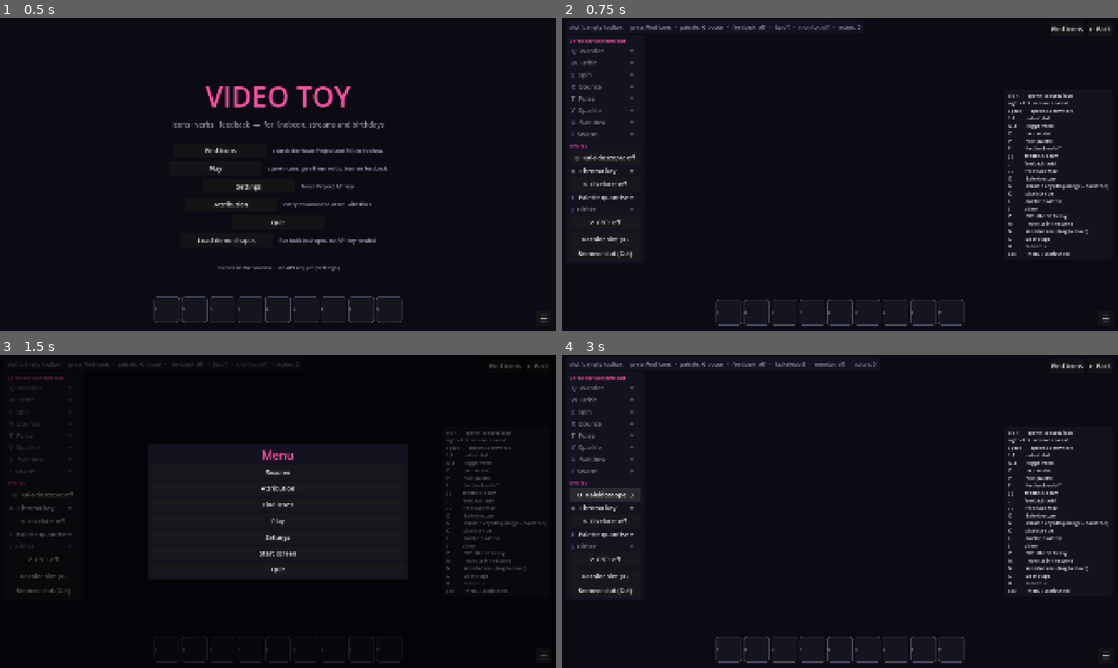
Above: before the commit, frames 1-4 (two rows, left to right).
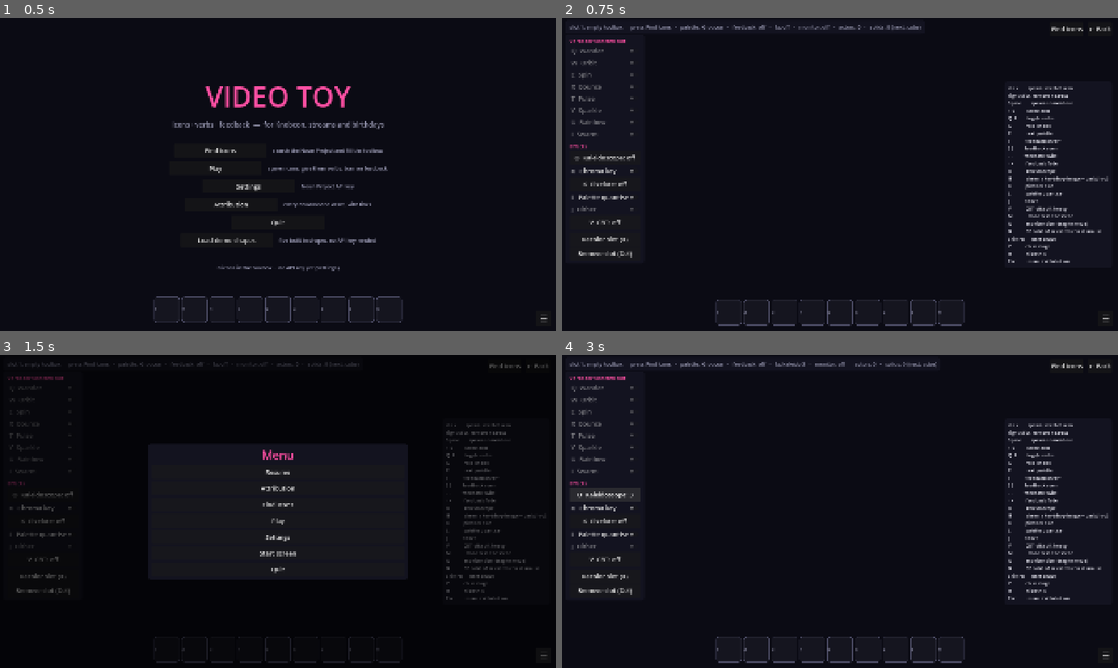
Above: after the commit, the same moments.

Repository: TheMutantFactory/video-toy
Game: Godot game, scene res://main.tscn
Same seed, same stepped clock (60 frames per second), same inputs: the game is played once before the commit and once after it.
Inputs:
- Up to frame 1 (0.5 s): no input
- Up to frame 2 (0.75 s): click "Play" at 0.5 s
- Up to frame 3 (1.5 s): click "☰" at 1.25 s
- Up to frame 4 (3 s): click "Play" at 2 s; click "O Kaleidoscope: off" at 2.75 s

Frame 1 is identical in both runs. In frame 2, 1.8% of the frame differs, in the area x 54-99%, y 2-79%; in frame 3, 1.0%; in frame 4, 1.8%.

Commit message:
3D solids wearing icons
A transparent 3D SubViewport (camera, sun, ambient env) is composited into
the world as a sprite, so solids get feedback, effects and the monitor like
the 2D actors. src/solid.gd builds a shape (cube, sphere, torus, cylinder,
prism) from two meshes: a dim lit body in the palette tone and a slightly
larger unshaded alpha-scissor skin carrying the white icon texture tinted
with the palette colour, with UV1 scaled so one icon lands per face or band.
The slot's verbs map into 3D (spin, orbit, bounce in a box, wander, pulse,
rainbow, swarm to the mouse). B spawns at the mouse, Shift+B cycles the
shape, right-click removes solids too, C clears them, P recolours them.

The smoke test cannot load scripts that touch autoloads, so the solid check
lives in --selftest; run.sh test now has a perl-alarm watchdog so a script
that errors before quit() can no longer hang the run. Capture adds solids.png.

Co-Authored-By: Claude Fable 5.1 <noreply@anthropic.com>

Diff:
--- a/src/main.gd
+++ b/src/main.gd
@@ -69,6 +69,18 @@
 	await get_tree().process_frame
 	print("PASS attribution overlay opens (%d entries)" % Ledger.count())
 	menu.close()
+	# 3D solids need the autoloads, so they are checked here, not in smoke.gd
+	var Solid = load("res://src/solid.gd")
+	var ok_shapes: bool = Solid != null and Solid.SHAPES.size() == 5
+	if ok_shapes:
+		for k in Solid.SHAPES:
+			if Solid.make_mesh(k) == null or Solid.uv_scale(k) == Vector3.ONE:
+				ok_shapes = false
+	if ok_shapes:
+		print("PASS every solid shape has a mesh and uv tiling")
+	else:
+		fails += 1
+		printerr("FAIL solid shapes")
 	get_tree().quit(1 if fails > 0 else 0)
 
 
@@ -77,7 +89,7 @@
 	DirAccess.make_dir_recursive_absolute(dir)
 	if Toolbox.slots.is_empty():
 		DemoPack.load_into(Toolbox, Ledger)
-	var shots := SCREENS.keys() + ["menu", "attribution", "feedback", "pixelate", "quantise", "kaleido", "chroma", "crt", "monitor"]
+	var shots := SCREENS.keys() + ["menu", "attribution", "feedback", "pixelate", "quantise", "kaleido", "chroma", "crt", "monitor", "solids"]
 	for name in shots:
 		match name:
 			"menu":
@@ -121,6 +133,15 @@
 				current._set_feedback(false)
 				current.set_monitor(true, 2)
 				await get_tree().create_timer(2.0).timeout
+			"solids":
+				current.set_monitor(false)
+				for a in current._actors.get_children():
+					a.queue_free()
+				for i in 10:
+					Toolbox.select(i % Toolbox.slots.size())
+					current.spawn_solid()
+					current.cycle_shape()
+				await get_tree().create_timer(1.5).timeout
 			"stage":
 				show_screen(name)
 				await get_tree().create_timer(0.3).timeout
--- /dev/null
+++ b/src/solid.gd
@@ -0,0 +1,174 @@
+extends Node3D
+## A 3D shape wearing an icon. Two meshes: a dim opaque body (lit, so the shape
+## reads) and a slightly larger unshaded skin carrying the white icon texture
+## tinted with the palette colour, tiled once per face. Verbs are read live
+## from the toolbox slot, like actor.gd, and mapped into 3D.
+
+const SHAPES := ["cube", "sphere", "torus", "cylinder", "prism"]
+
+var slot_id := ""
+var shape := "cube"
+var bounds := Vector3(4.0, 2.2, 2.0)
+var home := Vector3.ZERO
+var velocity := Vector3.ZERO
+var angle := 0.0
+var t := 0.0
+var base_scale := 1.0
+var orbit_radius := 2.0
+var wander_target := Vector3.ZERO
+var mouse_point := Vector3.ZERO
+var spin_axis := Vector3(0.3, 1.0, 0.2).normalized()
+
+var _body: MeshInstance3D
+var _skin: MeshInstance3D
+var _body_mat: StandardMaterial3D
+var _skin_mat: StandardMaterial3D
+var _base_color := Color.WHITE
+
+
+static func make_mesh(kind: String) -> Mesh:
+	match kind:
+		"sphere":
+			var m := SphereMesh.new()
+			m.radius = 0.7
+			m.height = 1.4
+			return m
+		"torus":
+			var m := TorusMesh.new()
+			m.inner_radius = 0.35
+			m.outer_radius = 0.8
+			return m
+		"cylinder":
+			var m := CylinderMesh.new()
+			m.top_radius = 0.6
+			m.bottom_radius = 0.6
+			m.height = 1.2
+			return m
+		"prism":
+			var m := PrismMesh.new()
+			m.size = Vector3(1.3, 1.2, 1.3)
+			return m
+		_:
+			var m := BoxMesh.new()
+			m.size = Vector3.ONE * 1.1
+			return m
+
+
+## Godot's primitives lay UVs out as atlases; scaling UV1 makes the whole
+## icon land once per face / band instead of a sliver.
+static func uv_scale(kind: String) -> Vector3:
+	match kind:
+		"cube": return Vector3(3, 2, 1)
+		"sphere": return Vector3(4, 2, 1)
+		"torus": return Vector3(6, 2, 1)
+		"cylinder": return Vector3(3, 1, 1)
+		"prism": return Vector3(3, 2, 1)
+	return Vector3.ONE
+
+
+## `icon` is the white-on-alpha texture for the slot (the stage passes it in so
+## this script has no autoload dependency and stays testable headless).
+func setup(slot: Dictionary, kind: String, pos: Vector3, pal: int, icon: Texture2D) -> void:
+	slot_id = str(slot.get("id", ""))
+	shape = kind
+	position = pos
+	home = pos
+	t = randf() * TAU
+	angle = randf() * TAU
+	base_scale = randf_range(0.8, 1.3)
+	orbit_radius = randf_range(1.2, 2.8)
+	velocity = Vector3(randf_range(-1, 1), randf_range(-1, 1), randf_range(-0.5, 0.5)).normalized() * randf_range(1.5, 3.0)
+	wander_target = _random_point()
+	rotation = Vector3(randf() * TAU, randf() * TAU, 0)
+	_base_color = Palettes.color(pal, int(slot.get("color_index", 0)))
+
+	var mesh := make_mesh(kind)
+	_body = MeshInstance3D.new()
+	_body.mesh = mesh
+	_body_mat = StandardMaterial3D.new()
+	_body_mat.roughness = 0.55
+	_body.material_override = _body_mat
+	add_child(_body)
+
+	_skin = MeshInstance3D.new()
+	_skin.mesh = mesh
+	_skin.scale = Vector3.ONE * 1.015
+	_skin_mat = StandardMaterial3D.new()
+	_skin_mat.shading_mode = BaseMaterial3D.SHADING_MODE_UNSHADED
+	_skin_mat.transparency = BaseMaterial3D.TRANSPARENCY_ALPHA_SCISSOR
+	_skin_mat.alpha_scissor_threshold = 0.5
+	_skin_mat.albedo_texture = icon
+	_skin_mat.uv1_scale = uv_scale(kind)
+	_skin_mat.texture_repeat = true
+	_skin.material_override = _skin_mat
+	add_child(_skin)
+	_apply_color(_base_color)
+	scale = Vector3.ONE * base_scale
+
+
+func set_palette(pal: int, color_index: int) -> void:
+	_base_color = Palettes.color(pal, color_index)
+	_apply_color(_base_color)
+
+
+func _apply_color(c: Color) -> void:
+	_skin_mat.albedo_color = c
+	_body_mat.albedo_color = c.darkened(0.72)
+
+
+func _verbs() -> Array:
+	var i := Toolbox.index_of(slot_id)
+	if i < 0:
+		queue_free()
+		return []
+	return Toolbox.slots[i].get("verbs", [])
+
+
+func _process(delta: float) -> void:
+	var verbs := _verbs()
+	if not is_inside_tree():
+		return
+	t += delta
+	var moved := false
+	if verbs.has("bounce"):
+		position += velocity * delta
+		for axis in 3:
+			if absf(position[axis]) > bounds[axis]:
+				velocity[axis] = -velocity[axis]
+				position[axis] = clampf(position[axis], -bounds[axis], bounds[axis])
+		home = position
+		moved = true
+	if verbs.has("wander"):
+		if position.distance_to(wander_target) < 0.15:
+			wander_target = _random_point()
+		position = position.move_toward(wander_target, 1.2 * delta)
+		home = position
+		moved = true
+	if verbs.has("swarm"):
+		velocity = velocity.lerp((mouse_point - position).normalized() * 3.0, 2.0 * delta)
+		position += velocity * delta
+		home = position
+		moved = true
+	if verbs.has("orbit"):
+		angle += delta * 1.1
+		var r := orbit_radius * (0.35 if moved else 1.0)
+		var centre := position if moved else home
+		position = centre + Vector3(cos(angle), sin(angle) * 0.6, sin(angle * 0.7) * 0.4) * r
+
+	# Solids always turn a little so their faces catch the light; Spin is fast.
+	rotate(spin_axis, delta * (2.4 if verbs.has("spin") else 0.35))
+	var s := base_scale
+	if verbs.has("pulse"):
+		s *= 1.0 + 0.25 * sin(t * 4.0)
+	scale = Vector3.ONE * s
+	if verbs.has("rainbow"):
+		var c := _base_color
+		c.h = fmod(c.h + t * 0.25, 1.0)
+		c.s = maxf(c.s, 0.7)
+		_apply_color(c)
+	else:
+		_apply_color(_base_color)
+
+
+func _random_point() -> Vector3:
+	return Vector3(randf_range(-bounds.x, bounds.x), randf_range(-bounds.y, bounds.y), randf_range(-bounds.z, bounds.z))
--- a/src/stage_screen.gd
+++ b/src/stage_screen.gd
@@ -7,9 +7,11 @@
 ## · Space random spawn · P palette · F feedback · [ ] zoom · , . rotate
 ## · - = fade · O kaleidoscope · G chroma key (drop an image for the backdrop)
 ## · K pixelate · L palette quantise · J dither · V CRT · M monitor · N monitor size
-## · drag the monitor to move it · C clear · H help · Esc menu
+## · drag the monitor to move it · B spawn a 3D solid of the selected icon
+## · Shift+B next shape · C clear · H help · Esc menu
 ##
-## Render graph:  world (actors + monitor) ─┬─> screen ──┐
+## Render graph:  world3d (solids) ─> sprite in world
+##                world (actors + monitor + world3d) ─┬─> screen ──┐
 ##                                          └─> acc A/B ─┘ (feedback ping-pong)
 ##                composite = bg + screen + fx  ──> display (stage) and monitor (world)
 
@@ -19,6 +21,7 @@
 const ActorScript = preload("res://src/actor.gd")
 const FxScript = preload("res://src/fx.gd")
 const MonitorScript = preload("res://src/monitor.gd")
+const SolidScript = preload("res://src/solid.gd")
 const WORLD := Vector2i(1920, 1080)
 
 var palette_index := 0
@@ -38,6 +41,10 @@
 var _composite: SubViewport
 var _display: TextureRect
 var _monitor: Node2D
+var _world3d: SubViewport
+var _camera: Camera3D
+var _solids: Node3D
+var _shape_index := 0
 var _drag_offset := Vector2.ZERO
 var _dragging := false
 var _hud: Label
@@ -78,6 +85,7 @@
 	_world.transparent_bg = true
 	_world.disable_3d = true
 	add_child(_world)
+	_build_3d()
 	_actors = Node2D.new()
 	_world.add_child(_actors)
 
@@ -136,6 +144,64 @@
 func _exit_tree() -> void:
 	if get_window() and get_window().files_dropped.is_connected(_on_files_dropped):
 		get_window().files_dropped.disconnect(_on_files_dropped)
+
+
+# ---------------- 3D layer ----------------
+## A transparent 3D viewport composited into the world as a sprite, so solids
+## get feedback, effects and the monitor exactly like the 2D actors.
+func _build_3d() -> void:
+	_world3d = SubViewport.new()
+	_world3d.size = WORLD
+	_world3d.transparent_bg = true
+	_world3d.render_target_update_mode = SubViewport.UPDATE_ALWAYS
+	_world3d.msaa_3d = Viewport.MSAA_2X
+	add_child(_world3d)
+	_camera = Camera3D.new()
+	_camera.position = Vector3(0, 0, 7.5)
+	_camera.fov = 55.0
+	_world3d.add_child(_camera)
+	var sun := DirectionalLight3D.new()
+	sun.rotation_degrees = Vector3(-35, 30, 0)
+	sun.light_energy = 1.4
+	_world3d.add_child(sun)
+	var env := WorldEnvironment.new()
+	env.environment = Environment.new()
+	env.environment.background_mode = Environment.BG_CLEAR_COLOR
+	env.environment.ambient_light_source = Environment.AMBIENT_SOURCE_COLOR
+	env.environment.ambient_light_color = Color(0.5, 0.5, 0.6)
+	env.environment.ambient_light_energy = 0.9
+	_world3d.add_child(env)
+	_solids = Node3D.new()
+	_world3d.add_child(_solids)
+	var sprite := Sprite2D.new()
+	sprite.texture = _world3d.get_texture()
+	sprite.position = Vector2(WORLD) * 0.5
+	_world.add_child(sprite)
+
+
+func next_shape() -> String:
+	return SolidScript.SHAPES[_shape_index]
+
+
+func spawn_solid(world_pos := Vector2(-1, -1)) -> void:
+	var slot := Toolbox.current()
+	if slot.is_empty():
+		return
+	var pos: Vector3
+	if world_pos.x < 0:
+		pos = Vector3(randf_range(-3.5, 3.5), randf_range(-1.8, 1.8), randf_range(-1.5, 1.0))
+	else:
+		pos = _camera.project_position(world_pos, _camera.position.z)
+	var sol := Node3D.new()
+	sol.set_script(SolidScript)
+	sol.setup(slot, next_shape(), pos, palette_index, IconMedia.texture_for(str(slot.get("svg_path", ""))))
+	_solids.add_child(sol)
+	_update_hud()
+
+
+func cycle_shape() -> void:
+	_shape_index = (_shape_index + 1) % SolidScript.SHAPES.size()
+	_update_hud()
 
 
 # ---------------- HUD ----------------
@@ -211,6 +277,7 @@
 		+ "G            chroma key (drop image = backdrop)\nK            pixelate size\n"
 		+ "L            palette quantise\nJ            dither\nV            CRT off/soft/heavy\n"
 		+ "M            monitor in the scene\nN            monitor size (drag to move)\n"
+		+ "B            3D solid of selected icon at mouse\nShift+B      next shape\n"
 		+ "C            clear stage\n"
 		+ "H            hide this\nEsc          menu / attribution", 16)
 	_help.add_child(hl)
@@ -286,7 +353,7 @@
 		Toolbox.selected + 1, name, Palettes.get_palette(palette_index)["name"],
 		("zoom %.2f  twist %.2f  fade %.2f" % [fb_zoom, fb_rot, fb_fade]) if feedback else "off",
 		_fx.describe(), ("%.0f%%" % (_monitor.scale_factor() * 100.0)) if _monitor.visible else "off",
-		_actors.get_child_count()]
+		_actors.get_child_count()] + "   ·   solids: %d (next: %s)" % [_solids.get_child_count(), next_shape()]
 
 
 # ---------------- palette / feedback ----------------
@@ -297,7 +364,7 @@
 	_monitor.queue_redraw()
 	_hotbar.palette_index = palette_index
 	_hotbar.refresh()
-	for a in _actors.get_children():
+	for a in _actors.get_children() + _solids.get_children():
 		var i := Toolbox.index_of(a.slot_id)
 		if i >= 0:
 			a.set_palette(palette_index, int(Toolbox.slots[i].get("color_index", i)))
@@ -322,6 +389,10 @@
 	var mouse := _world_pos(get_local_mouse_position())
 	for a in _actors.get_children():
 		a.mouse_world = mouse
+	if _solids.get_child_count() > 0:
+		var mp := _camera.project_position(mouse, _camera.position.z)
+		for sol in _solids.get_children():
+			sol.mouse_point = mp
 	if feedback:
 		var cur: int = _flip
 		_flip = 1 - _flip
@@ -374,6 +445,11 @@
 		if d < best_d:
 			best_d = d
 			best = a
+	for sol in _solids.get_children():
+		var d: float = _camera.unproject_position(sol.position).distance_to(world_pos)
+		if d < best_d:
+			best_d = d
+			best = sol
 	if best and best_d < 160.0:
 		best.queue_free()
 
@@ -419,6 +495,11 @@
 		KEY_BRACKETRIGHT: fb_zoom = minf(1.20, fb_zoom + 0.01)
 		KEY_COMMA: fb_rot -= 0.01
 		KEY_PERIOD: fb_rot += 0.01
+		KEY_B:
+			if ev.shift_pressed:
+				cycle_shape()
+			else:
+				spawn_solid(_world_pos(get_local_mouse_position()) if get_global_rect().has_point(get_global_mouse_position()) else Vector2(-1, -1))
 		KEY_M: set_monitor(not _monitor.visible)
 		KEY_N:
 			_monitor.cycle_size()
@@ -444,7 +525,7 @@
 		KEY_MINUS: fb_fade = maxf(0.5, fb_fade - 0.02)
 		KEY_EQUAL: fb_fade = minf(0.995, fb_fade + 0.02)
 		KEY_C:
-			for a in _actors.get_children():
+			for a in _actors.get_children() + _solids.get_children():
 				a.queue_free()
 		KEY_H:
 			_help.visible = not _help.visible
Not shown, added: src/solid.gd.uid
Not shown, changed: README.md
Not shown, changed: run.sh
